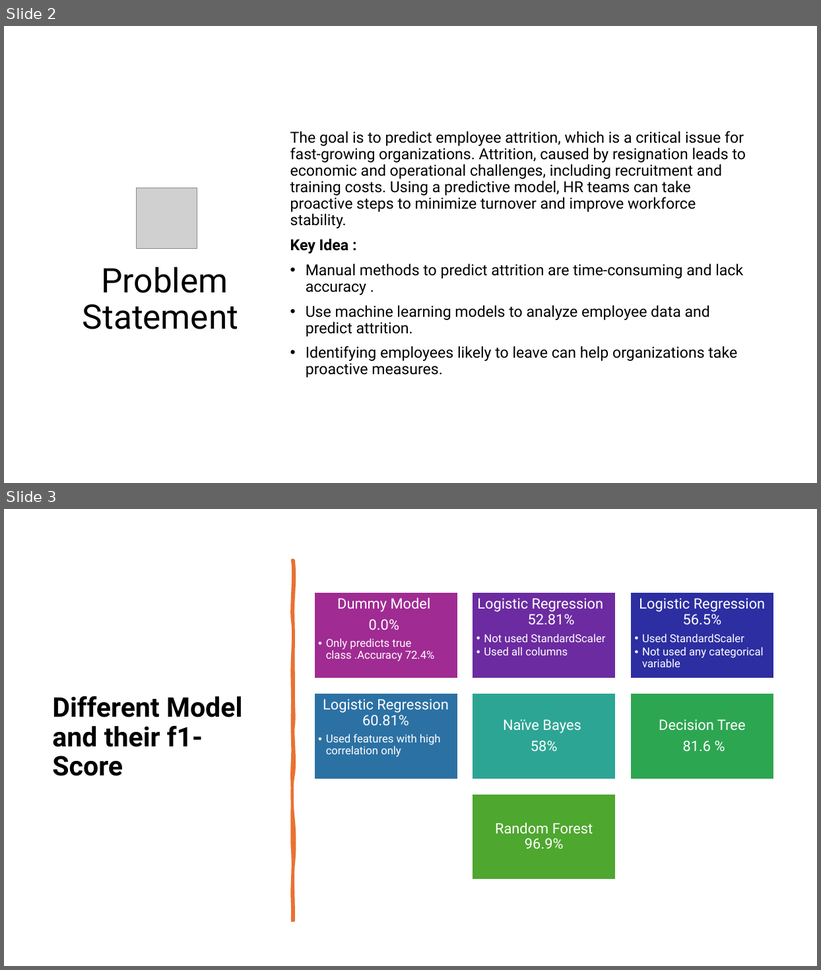
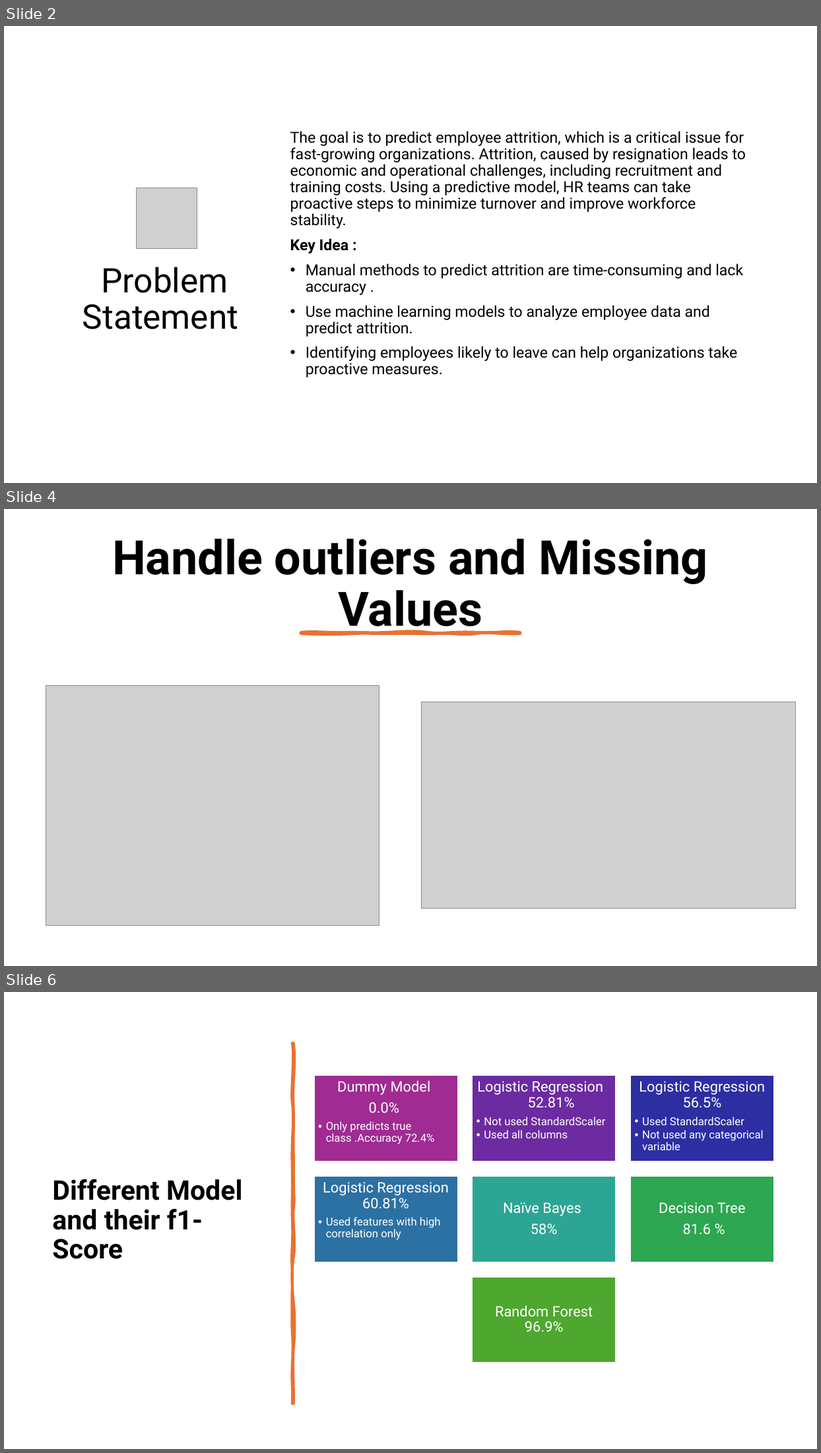
Before and after one commit to monikatyagiisc/employee-attrition-prediction, a slide deck: Project_Presentation_Employee_Attrition_Prediction.pptx. Shown one above the other, each under a label of ours: slides 2 and 3 before the commit, slides 2, 4 and 6 after it; the slides between them are not shown. The pictures are 821x970 and 821x1453 pixels, drawn with LibreOffice and Linux fonts; fonts in the diff are those of the drawing; grey boxes stand for pictures. Boxes give left, top, right and bottom in pixels: in the first picture for what was removed or moved away, otherwise in the second. Text is boxed around its words. In the diff, an @@ line names an element or a change of style, - is before the commit and + after.

```diff
--- a/Project_Presentation_Employee_Attrition_Prediction.pptx
+++ b/Project_Presentation_Employee_Attrition_Prediction.pptx
@@ slide 4 added at box(4, 509, 817, 966), background #FFFFFF @@
@@ title added at box(112, 539, 708, 636), 56 pt, text #000000, bold @@
+Handle outliers and Missing Values
@@ freeform shape added at box(301, 632, 521, 634), fill #E97132, outline #E97132 3.25 pt @@
@@ picture added at box(46, 685, 379, 925) @@
@@ picture added at box(421, 702, 796, 909) @@
@@ what was slide 3 is now slide 6 @@
```
Also in this commit, not shown: 2 other slides added.
